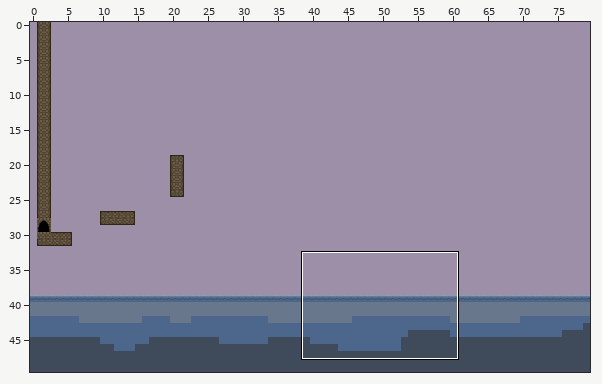
Tiled map: assets/tilemaps/Key01.tmx. The first picture is a wide view before the edit; the outline marks the close-up.
Close-up. Before the edit:
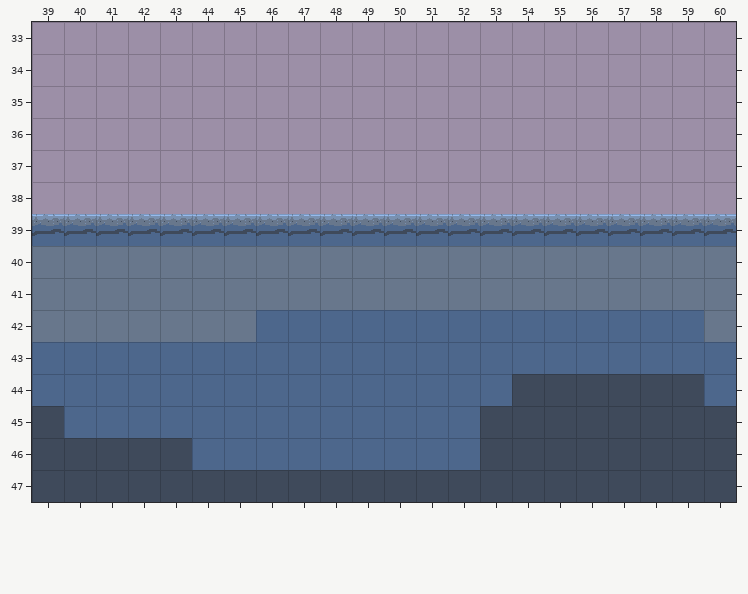
Cells are 32x32 px. Shown: x 39..60, y 33..47. The commit also changed other parts of the map, which this record leaves out.
Once edited:
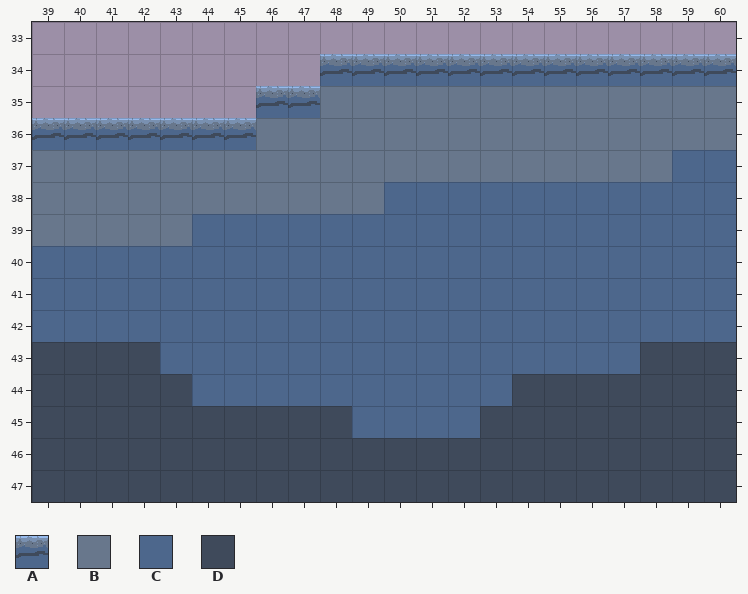
Key: from "tilesetcolor": A 2, B 3, C 9, D 10.
_ is an empty cell.
Difference:
Layer "Lava":
y 34: x 48..60 _____________ -> AAAAAAAAAAAAA
y 35: x 46..60 _______________ -> AABBBBBBBBBBBBB
y 36: x 39..60 ______________________ -> AAAAAAABBBBBBBBBBBBBBB
y 37: x 39..60 ______________________ -> BBBBBBBBBBBBBBBBBBBBCC
y 38: x 39..60 ______________________ -> BBBBBBBBBBBCCCCCCCCCCC
y 39: x 39..60 AAAAAAAAAAAAAAAAAAAAAA -> BBBBBCCCCCCCCCCCCCCCCC
y 40..41: x 39..60 BBBBBBBBBBBBBBBBBBBBBB -> CCCCCCCCCCCCCCCCCCCCCC
y 42: x 39..45 BBBBBBB -> CCCCCCC; x 60 B -> C
y 43: x 39..42 CCCC -> DDDD; x 58..60 CCC -> DDD
y 44: x 39..43 CCCCC -> DDDDD; x 60 C -> D
y 45: x 40..48 CCCCCCCCC -> DDDDDDDDD
y 46: x 44..52 CCCCCCCCC -> DDDDDDDDD
Changed places in both close-ups, as pixel boxes (x1, y1, x2, y2):
changed: (32, 54, 736, 470)
